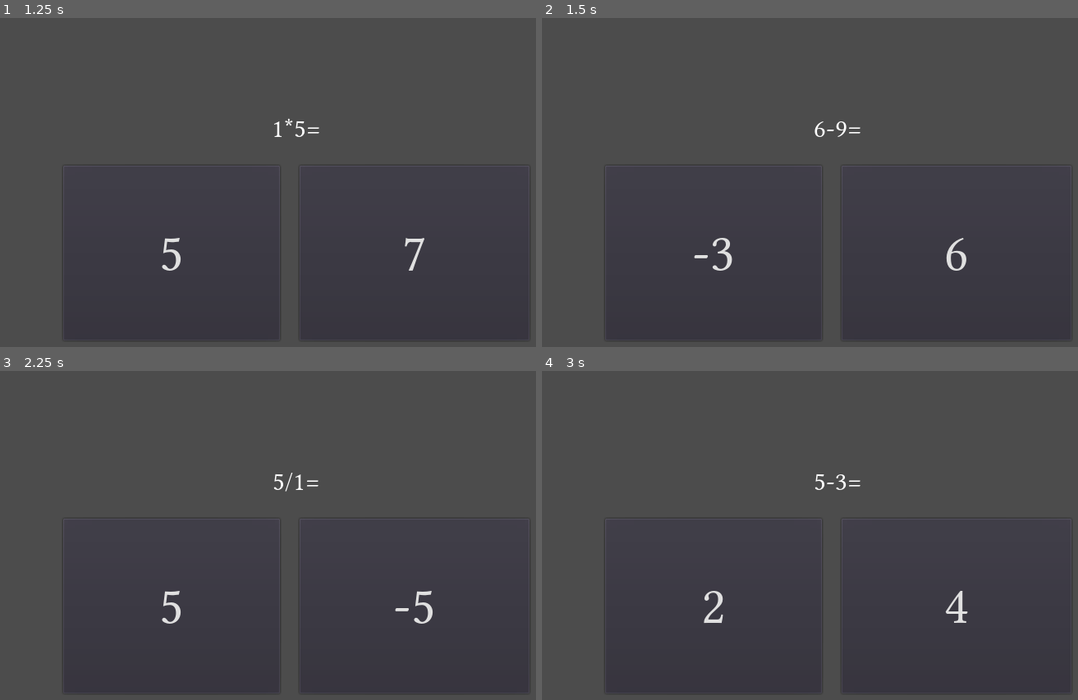
Above: before the commit, frames 1-4 (two rows, left to right).
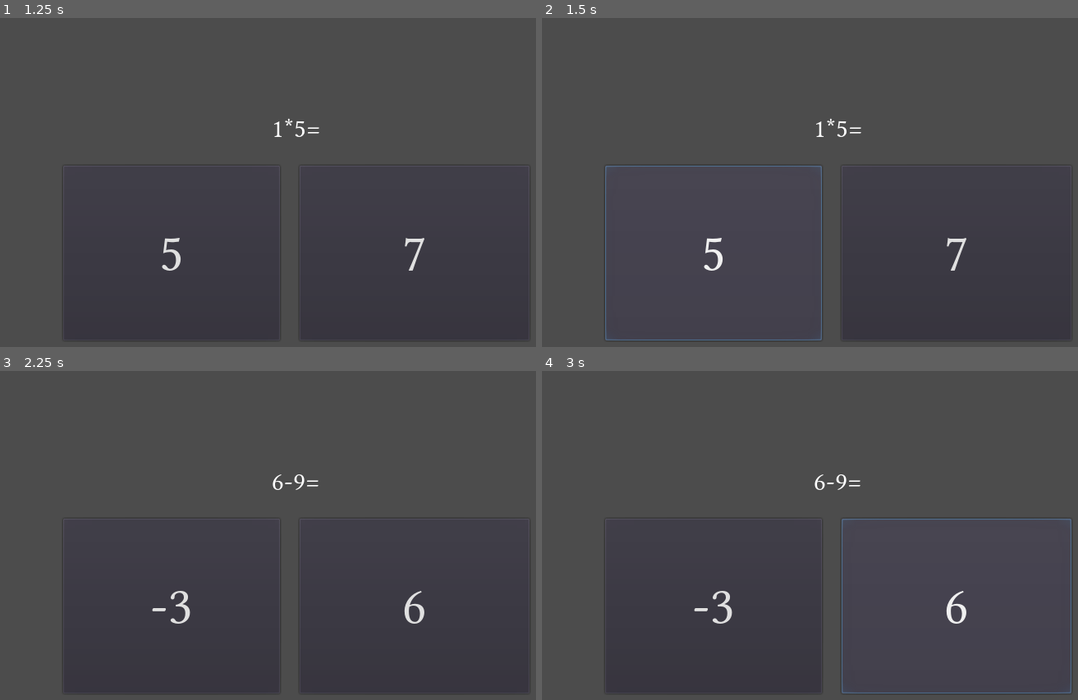
Above: after the commit, the same moments.

Repository: greenbas/obfuscape
Game: Godot game, scene res://src/Main.tscn
The game is run twice, just before and just after one commit, with the same random seed, the same clock (stepped at 60 frames per second) and the same inputs.
Inputs (mouse positions are in pixels of both pictures, inside the frame that each line leads up to):
- Up to frame 1 (1.25 s): click (10, 31) at 0.5 s
- Up to frame 2 (1.5 s): click "5" at 1.25 s
- Up to frame 3 (2.25 s): click "-3" (after the commit: "5") at 2 s
- Up to frame 4 (3 s): click "-5" (after the commit: "6") at 2.75 s

Frame 1 is identical in both runs. In frame 2, 1.0% of the frame differs, in the area x 11-80%, y 30-99%; in frame 3, 0.7%; in frame 4, 1.0%.

Commit message:
started on rock paper scissors game

Diff:
--- /dev/null
+++ b/src/Games/RPS_Game/RPS_game.gd
@@ -0,0 +1,39 @@
+extends Game
+
+
+func _init():
+	set_game_type()
+
+# Declare member variables here. Examples:
+# var a = 2
+# var b = "text"
+
+
+# Called when the node enters the scene tree for the first time.
+onready var QuestionLabel = get_node("Question")
+
+onready var AnswerL = get_node("AnswerL")
+onready var AnswerR = get_node("AnswerR")
+
+
+# Called when the node enters the scene tree for the first time.
+func _ready():
+	var pData = GameData.prompt_data
+	QuestionLabel.text = pData.question
+	AnswerL.set_text(str(pData.L.val))
+	AnswerL.set_correctness(pData.L.flag)
+	AnswerR.set_text(str(pData.R.val))
+	AnswerR.set_correctness(pData.R.flag)
+	AnswerL.connect("answer_ready",self,"_on_player_answer")
+	AnswerR.connect("answer_ready",self,"_on_player_answer")
+	game_timer.start(3.0)
+
+
+func _on_player_answer(value):
+	emit_signal("player_complete",g.xnor(value,GameData.desired_flag))
+	game_timer.stop()
+
+
+# Called every frame. 'delta' is the elapsed time since the previous frame.
+#func _process(delta):
+#	pass
--- /dev/null
+++ b/src/Games/RPS_Game/RPS_game.tscn
@@ -0,0 +1,48 @@
+[gd_scene load_steps=8 format=2]
+
+[ext_resource path="res://src/Games/Game.tscn" type="PackedScene" id=1]
+[ext_resource path="res://src/Elements/NumberButton.tscn" type="PackedScene" id=2]
+[ext_resource path="res://src/Games/RPS_Game/RPS_game.gd" type="Script" id=3]
+[ext_resource path="res://fonts/linux-libertine/LinuxLibertine.tres" type="DynamicFontData" id=4]
+
+[sub_resource type="DynamicFont" id=3]
+size = 32
+font_data = ExtResource( 4 )
+
+[sub_resource type="DynamicFont" id=1]
+size = 64
+font_data = ExtResource( 4 )
+
+[sub_resource type="DynamicFont" id=2]
+size = 64
+font_data = ExtResource( 4 )
+
+[node name="Arithmetic Game " instance=ExtResource( 1 )]
+script = ExtResource( 3 )
+
+[node name="Question" type="Label" parent="." index="0"]
+margin_right = 568.0
+margin_bottom = 70.0
+custom_fonts/font = SubResource( 3 )
+align = 1
+valign = 1
+__meta__ = {
+"_edit_use_anchors_": false
+}
+
+[node name="AnswerL" parent="." index="1" instance=ExtResource( 2 )]
+margin_top = 80.0
+margin_right = 264.0
+margin_bottom = 293.0
+size_flags_horizontal = 3
+size_flags_vertical = 3
+custom_fonts/font = SubResource( 1 )
+
+[node name="AnswerR" parent="." index="2" instance=ExtResource( 2 )]
+margin_left = 288.0
+margin_top = 80.0
+margin_right = 568.0
+margin_bottom = 293.0
+size_flags_horizontal = 3
+size_flags_vertical = 3
+custom_fonts/font = SubResource( 2 )
--- a/src/globals.gd
+++ b/src/globals.gd
@@ -2,10 +2,11 @@
 
 var rng = RandomNumberGenerator.new()
 
-enum game_types {ARITHMETIC}
+enum game_types {ARITHMETIC,ROCK_PAPER_SCISSORS}
 var game_type_length = game_types.keys().size()
 var game_type_paths = {
-	game_types.ARITHMETIC: 'res://src/Games/Arithmetic_Game/Arithmetic_game_sub.tscn'
+	game_types.ARITHMETIC: 'res://src/Games/Arithmetic_Game/Arithmetic_game_sub.tscn',
+	game_types.ROCK_PAPER_SCISSORS: 'res://src/Games/RPS_Game/RPS_game.tscn'
 }
 
 
